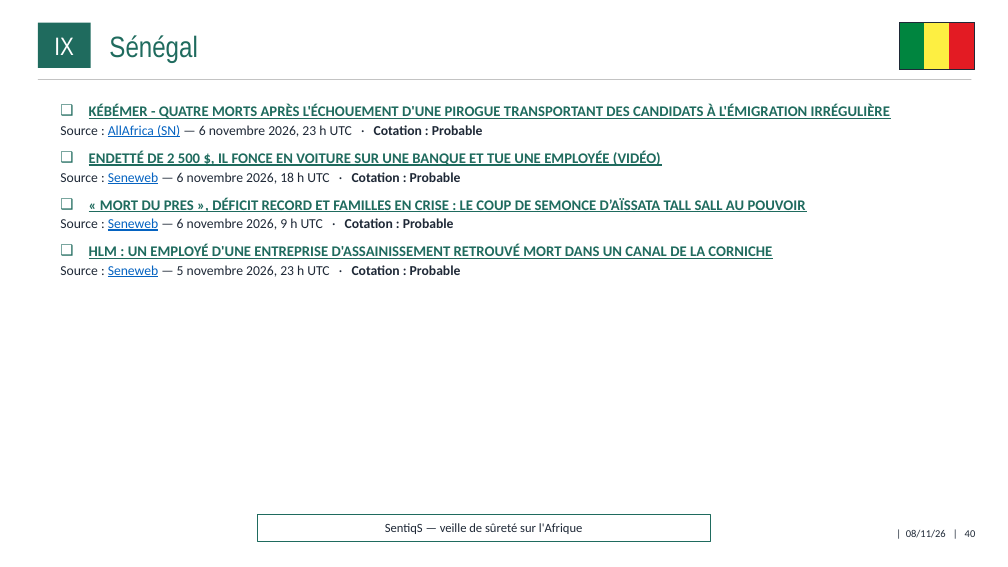
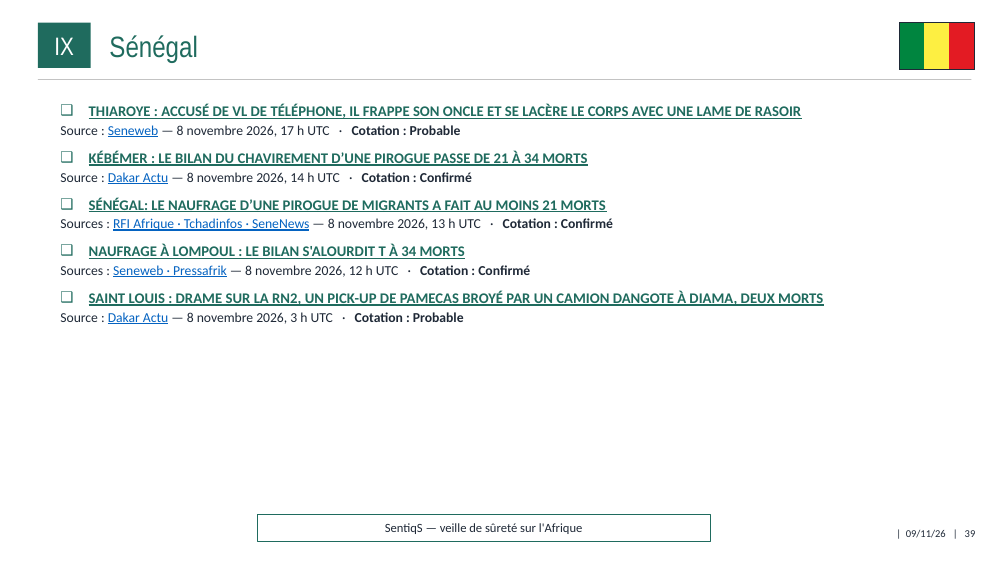
Before and after one commit to ytl1-ops/SentiqS, a slide deck: slide 39 of web/rapports/mensuel/2026-11.pptx (slide 40 before the commit). Drawn at 1008x567 pixels with LibreOffice and Linux fonts; fonts in the diff are those of the drawing. Boxes give left, top, right and bottom in pixels: in the first picture for what was removed or moved away, otherwise in the second. Text is boxed around its words. In the diff, an @@ line names an element or a change of style, - is before the commit and + after.

```diff
--- a/web/rapports/mensuel/2026-11.pptx
+++ b/web/rapports/mensuel/2026-11.pptx
@@ text at (60,104,823,324): text changed @@
-❑ KÉBÉMER - QUATRE MORTS APRÈS L'ÉCHOUEMENT D'UNE PIROGUE TRANSPORTANT DES CANDIDATS À L'ÉMIGRATION IRRÉGULIÈRE
-  ▪ Source : AllAfrica (SN) — 6 novembre 2026, 23 h UTC · Cotation : Probable
-❑ ENDETTÉ DE 2 500 $, IL FONCE EN VOITURE SUR UNE BANQUE ET TUE UNE EMPLOYÉE (VIDÉO)
-  ▪ Source : Seneweb — 6 novembre 2026, 18 h UTC · Cotation : Probable
-❑ « MORT DU PRES », DÉFICIT RECORD ET FAMILLES EN CRISE : LE COUP DE SEMONCE D’AÏSSATA TALL SALL AU POUVOIR
-  ▪ Source : Seneweb — 6 novembre 2026, 9 h UTC · Cotation : Probable
-❑ HLM : UN EMPLOYÉ D'UNE ENTREPRISE D'ASSAINISSEMENT RETROUVÉ MORT DANS UN CANAL DE LA CORNICHE
-  ▪ Source : Seneweb — 5 novembre 2026, 23 h UTC · Cotation : Probable
+❑ THIAROYE : ACCUSÉ DE VL DE TÉLÉPHONE, IL FRAPPE SON ONCLE ET SE LACÈRE LE CORPS AVEC UNE LAME DE RASOIR
+  ▪ Source : Seneweb — 8 novembre 2026, 17 h UTC · Cotation : Probable
+❑ KÉBÉMER : LE BILAN DU CHAVIREMENT D’UNE PIROGUE PASSE DE 21 À 34 MORTS
+  ▪ Source : Dakar Actu — 8 novembre 2026, 14 h UTC · Cotation : Confirmé
+❑ SÉNÉGAL: LE NAUFRAGE D’UNE PIROGUE DE MIGRANTS A FAIT AU MOINS 21 MORTS
+  ▪ Sources : RFI Afrique · Tchadinfos · SeneNews — 8 novembre 2026, 13 h UTC · Cotation : Confirmé
+❑ NAUFRAGE À LOMPOUL : LE BILAN S'ALOURDIT T À 34 MORTS
+  ▪ Sources : Seneweb · Pressafrik — 8 novembre 2026, 12 h UTC · Cotation : Confirmé
+❑ SAINT LOUIS : DRAME SUR LA RN2, UN PICK-UP DE PAMECAS BROYÉ PAR UN CAMION DANGOTE À DIAMA, DEUX MORTS
+  ▪ Source : Dakar Actu — 8 novembre 2026, 3 h UTC · Cotation : Probable
@@ text at (906,530,976,538): text changed @@
-| 08/11/26 | 40
+| 09/11/26 | 39
```
Also in this commit, not shown: 40 other slides changed, 10 other files.
